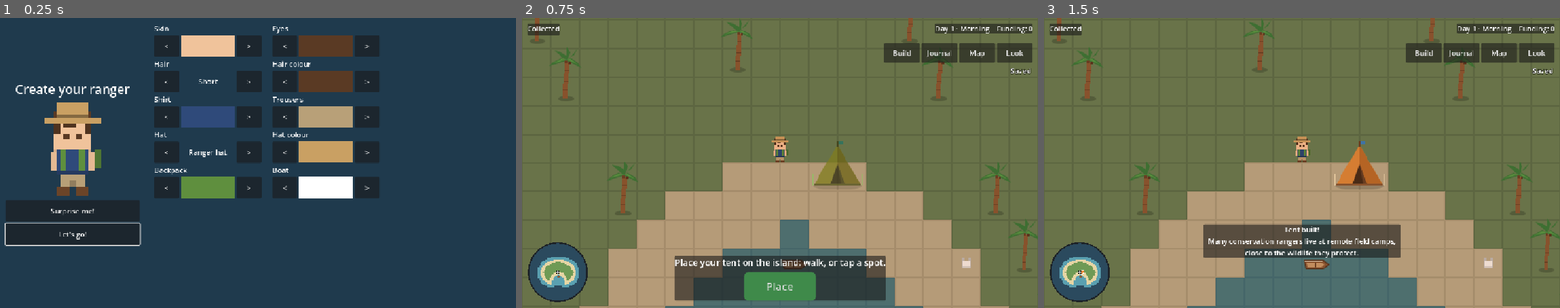
Above: before the commit, frames 1-3 (left to right).
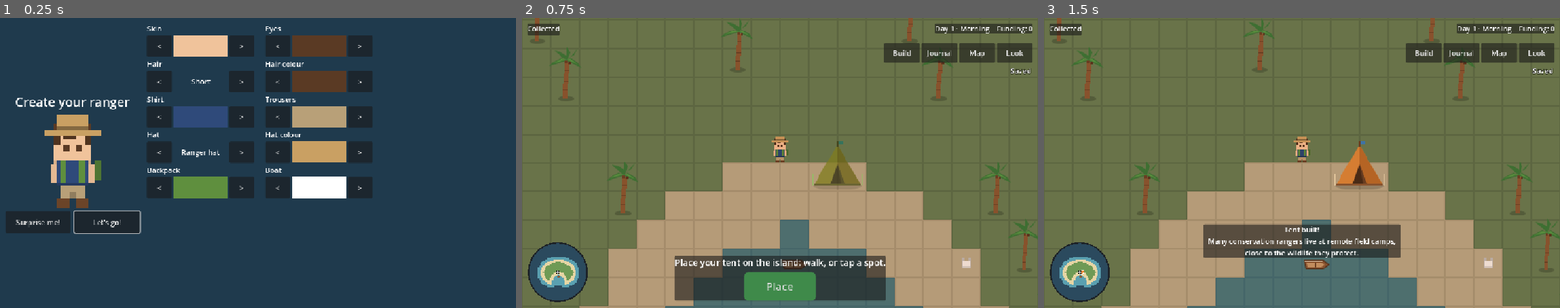
Above: after the commit, the same moments.

Repository: detronics-apps/ocean-haven
Game: Godot game, scene res://scenes/world/ocean_world.tscn
The game is run twice, just before and just after one commit, with the same random seed, the same clock (stepped at 60 frames per second) and the same inputs.
Inputs:
- Up to frame 1 (0.25 s): no input
- Up to frame 2 (0.75 s): click "Let's go!" at 0.5 s
- Up to frame 3 (1.5 s): click "Place" at 1.25 s

The runs differ from the first frame. In frame 1, 10% of the frame differs, in the area x 0-74%, y 2-79%; in frame 2, nothing differs; in frame 3, nothing differs.

Commit message:
Ranger creator fits phone screens: choices scroll, preview on top in portrait
Co-Authored-By: Claude Opus 5.5 <noreply@anthropic.com>

Diff:
--- a/scripts/ui/avatar_creator.gd
+++ b/scripts/ui/avatar_creator.gd
@@ -6,9 +6,18 @@
 signal closed
 
 const PREVIEW_SCALE := 7.0
+const MARGIN := 12
+## Width of one choice row: < value >.
+const CHOICE_WIDTH := 232.0
 
 var _values: Dictionary[String, Control] = {}
 var _done: Button
+var _layout: BoxContainer
+var _left: VBoxContainer
+var _title: Label
+var _preview_box: Control
+var _preview: Node2D
+var _grid: GridContainer
 
 
 func _enter_tree() -> void:
@@ -45,43 +54,67 @@
 	var margin := MarginContainer.new()
 	margin.set_anchors_preset(Control.PRESET_FULL_RECT)
 	for side in ["left", "right", "top", "bottom"]:
-		margin.add_theme_constant_override("margin_" + side, 12)
+		margin.add_theme_constant_override("margin_" + side, MARGIN)
 	add_child(margin)
-	var layout := HBoxContainer.new()
-	layout.add_theme_constant_override("separation", 32)
-	margin.add_child(layout)
+	_layout = BoxContainer.new()
+	_layout.add_theme_constant_override("separation", 16)
+	margin.add_child(_layout)
 
-	# Left: title, preview, buttons.
-	var left := VBoxContainer.new()
-	left.custom_minimum_size.x = 300
-	left.alignment = BoxContainer.ALIGNMENT_CENTER
-	layout.add_child(left)
-	var title := Label.new()
-	title.text = "Create your ranger"
-	title.horizontal_alignment = HORIZONTAL_ALIGNMENT_CENTER
-	title.add_theme_font_size_override("font_size", 28)
-	left.add_child(title)
-	var preview_box := Control.new()
-	preview_box.custom_minimum_size = Vector2(300, 220)
-	left.add_child(preview_box)
-	var preview: Node2D = load("res://scenes/player/avatar.tscn").instantiate()
-	preview.scale = Vector2.ONE * PREVIEW_SCALE
-	preview.position = Vector2(150, 215)  # feet at the bottom centre of the box
-	preview_box.add_child(preview)
-	left.add_child(_button("Surprise me!", RangerProfile.randomize_look))
+	# Preview side: title, preview, buttons (always on screen).
+	_left = VBoxContainer.new()
+	_left.alignment = BoxContainer.ALIGNMENT_CENTER
+	_layout.add_child(_left)
+	_title = Label.new()
+	_title.text = "Create your ranger"
+	_title.horizontal_alignment = HORIZONTAL_ALIGNMENT_CENTER
+	_left.add_child(_title)
+	_preview_box = Control.new()
+	_left.add_child(_preview_box)
+	_preview = load("res://scenes/player/avatar.tscn").instantiate()
+	_preview_box.add_child(_preview)
+	var buttons := HBoxContainer.new()
+	buttons.add_theme_constant_override("separation", 8)
+	_left.add_child(buttons)
+	var surprise := _button("Surprise me!", RangerProfile.randomize_look)
+	surprise.size_flags_horizontal = Control.SIZE_EXPAND_FILL
+	buttons.add_child(surprise)
 	_done = _button("Let's go!", close)
 	_done.name = "Done"
-	left.add_child(_done)
+	_done.size_flags_horizontal = Control.SIZE_EXPAND_FILL
+	buttons.add_child(_done)
 
-	# Right: two columns of choices.
-	var grid := GridContainer.new()
-	grid.columns = 2
-	grid.size_flags_horizontal = Control.SIZE_EXPAND_FILL
-	grid.add_theme_constant_override("h_separation", 24)
-	grid.add_theme_constant_override("v_separation", 4)
-	layout.add_child(grid)
+	# Choices: as many columns as fit, scrolling if they don't all fit.
+	var scroll := ScrollContainer.new()
+	scroll.size_flags_horizontal = Control.SIZE_EXPAND_FILL
+	scroll.size_flags_vertical = Control.SIZE_EXPAND_FILL
+	scroll.horizontal_scroll_mode = ScrollContainer.SCROLL_MODE_DISABLED
+	_layout.add_child(scroll)
+	_grid = GridContainer.new()
+	_grid.size_flags_horizontal = Control.SIZE_EXPAND_FILL
+	_grid.add_theme_constant_override("h_separation", 24)
+	_grid.add_theme_constant_override("v_separation", 4)
+	scroll.add_child(_grid)
 	for key: String in RangerProfile.CHOICES:
-		grid.add_child(_row(key))
+		_grid.add_child(_row(key))
+	get_viewport().size_changed.connect(_fit)
+	_fit()
+
+
+## Fits the screen: side by side when wide, preview on top when tall; a smaller
+## preview on small screens (phones).
+func _fit() -> void:
+	var screen := get_viewport().get_visible_rect().size - Vector2.ONE * MARGIN * 2
+	_layout.vertical = screen.y > screen.x
+	var small := minf(screen.x, screen.y) < 480
+	var preview_scale := PREVIEW_SCALE * (0.55 if small else 1.0)
+	var width := minf(300.0, screen.x)
+	_left.custom_minimum_size.x = width
+	_preview_box.custom_minimum_size = Vector2(width, 31.0 * preview_scale)
+	_preview.scale = Vector2.ONE * preview_scale
+	_preview.position = Vector2(width / 2.0, 30.5 * preview_scale)  # feet at the bottom centre
+	_title.add_theme_font_size_override("font_size", 20 if small else 28)
+	var grid_width := screen.x - (0.0 if _layout.vertical else width + 16.0)
+	_grid.columns = clampi(int(grid_width / (CHOICE_WIDTH + 24.0)), 1, 2)
 
 
 func _row(key: String) -> Control:
